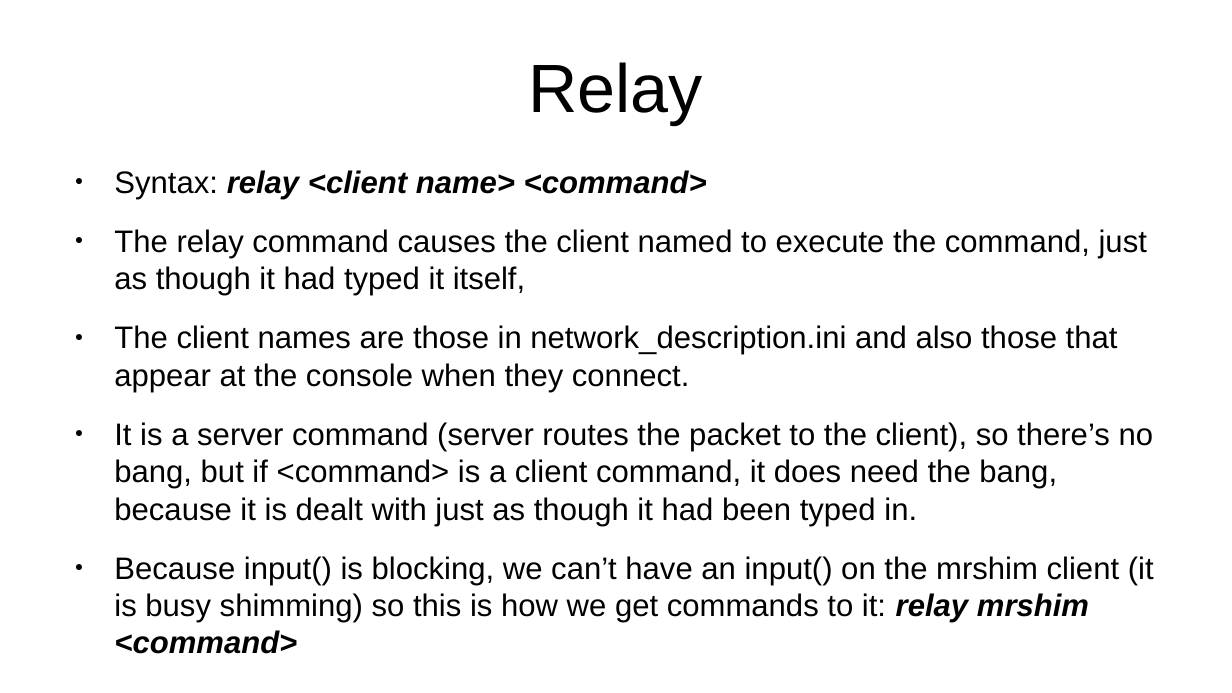
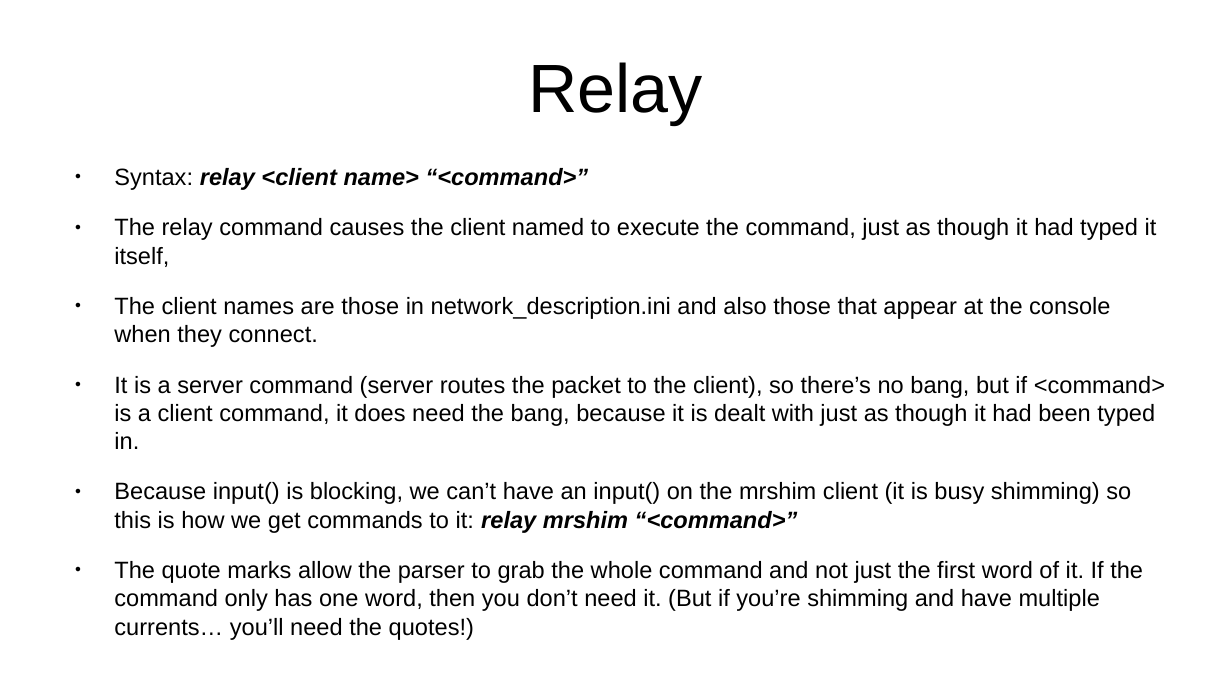
Before and after one commit to seventeenmagpie/skope-mrshim, a slide deck: slide 34 of shimmer/docs/user_guide_with_images.odp. Drawn at 1232x693 pixels with LibreOffice and Linux fonts; fonts in the diff are those of the drawing. Boxes give left, top, right and bottom in pixels: in the first picture for what was removed or moved away, otherwise in the second. Text is boxed around its words. In the diff, an @@ line names an element or a change of style, - is before the commit and + after.

```diff
--- a/shimmer/docs/user_guide_with_images.odp
+++ b/shimmer/docs/user_guide_with_images.odp
@@ text at (x1=114, y1=168, x2=589, y2=190): text changed; size 20 to 15.2 pt @@
-● Syntax: relay <client name> <command>
+● Syntax: relay <client name> “<command>”
@@ text at (x1=114, y1=218, x2=1165, y2=449): size 20 to 15.2 pt in "The relay command causes the client named ...", "The client names are those in network_description.ini ...", "It is a server command (server routes ..." @@
@@ text at (x1=114, y1=482, x2=1143, y2=640): text changed; size 20 to 15.2 pt @@
-● Because input() is blocking, we can’t have an input() on the mrshim client (it is busy shimming) so this is how we get commands to it: relay mrshim <command>
+● Because input() is blocking, we can’t have an input() on the mrshim client (it is busy shimming) so this is how we get commands to it: relay mrshim “<command>”
+● The quote marks allow the parser to grab the whole command and not just the first word of it. If the command only has one word, then you don’t need it. (But if you’re shimming and have multiple currents… you’ll need the quotes!)
```
Also in this commit, not shown: 1 other slide changed, 5 other files.
